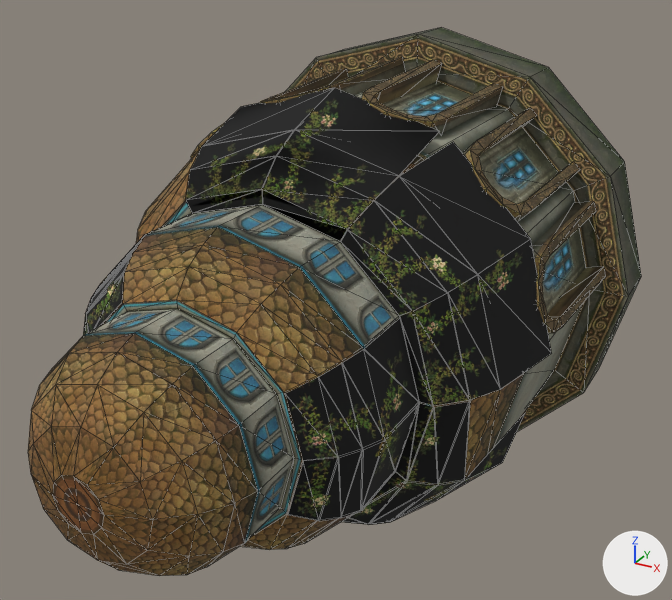
One commit to the OBJ model sceneobjs/zhucheng_yewai_291/zhucheng_yewai_291_jinglingguan_01_c.obj: the scene before it, then after it.
Rendered twice from a camera (50 mm lens) standing at (548.0, -1319.0, 514.0) and looking at (27.0, -372.0, 41.0). The axes (+X, +Y, +Z) are drawn at lower right. The lights are the same throughout. Mesh edges are drawn as thin lines. Where no turn or scale is listed for an object, it has been applied to the vertices. Vertices at the same position are counted once.

In view in the first picture: 'zhucheng_yewai_291_jinglingguan_01_c'.
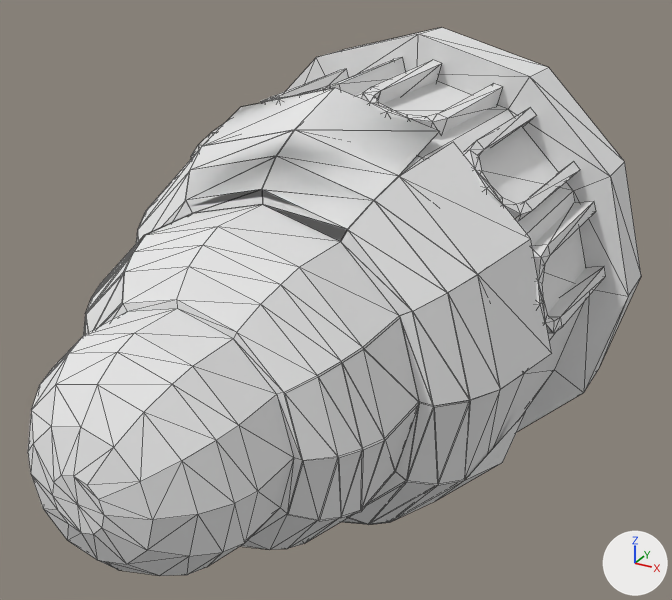
Diff of the bpy script that builds the scene:
```diff
--- a/sceneobjs/zhucheng_yewai_291/zhucheng_yewai_291_jinglingguan_01_c.obj.py
+++ b/sceneobjs/zhucheng_yewai_291/zhucheng_yewai_291_jinglingguan_01_c.obj.py
@@ mat_material_13_1 @@
+mat_material_13_1 = principled_material('material_13')
+mat_material_13_1.base_color = (0.8, 0.8, 0.8)  # white #e7e7e7
+mat_material_13_1.roughness = 1.0
@@ mat_material_2_1 @@
+mat_material_2_1 = principled_material('material_2')
+mat_material_2_1.base_color = (0.8, 0.8, 0.8)  # white #e7e7e7
+mat_material_2_1.roughness = 1.0
@@ mat_material_15_1 @@
+mat_material_15_1 = principled_material('material_15')
+mat_material_15_1.base_color = (0.8, 0.8, 0.8)  # white #e7e7e7
+mat_material_15_1.roughness = 1.0
@@ mat_material_14_1 @@
+mat_material_14_1 = principled_material('material_14')
+mat_material_14_1.base_color = (0.8, 0.8, 0.8)  # white #e7e7e7
+mat_material_14_1.roughness = 1.0
@@ mat_material_1_1 @@
+mat_material_1_1 = principled_material('material_1')
+mat_material_1_1.base_color = (0.8, 0.8, 0.8)  # white #e7e7e7
+mat_material_1_1.roughness = 1.0
@@ mat_material_17_1 @@
+mat_material_17_1 = principled_material('material_17')
+mat_material_17_1.base_color = (0.8, 0.8, 0.8)  # white #e7e7e7
+mat_material_17_1.roughness = 1.0
@@ mat_material_7_1 @@
+mat_material_7_1 = principled_material('material_7')
+mat_material_7_1.base_color = (0.8, 0.8, 0.8)  # white #e7e7e7
+mat_material_7_1.roughness = 1.0
@@ mat_material_8_1 @@
+mat_material_8_1 = principled_material('material_8')
+mat_material_8_1.base_color = (0.8, 0.8, 0.8)  # white #e7e7e7
+mat_material_8_1.roughness = 1.0
@@ mat_material_4_1 @@
+mat_material_4_1 = principled_material('material_4')
+mat_material_4_1.base_color = (0.8, 0.8, 0.8)  # white #e7e7e7
+mat_material_4_1.roughness = 1.0
@@ me_zhucheng_yewai_291_jinglingguan_01_c @@
 me_zhucheng_yewai_291_jinglingguan_01_c.from_pydata(...)  # 550 vertices, 834 faces; spans x -330.0..330.0, y -813.0..0.0, z -330.0..330.0
+# me_zhucheng_yewai_291_jinglingguan_01_c part 1: all 80 faces that had it switch from mat_material_1 (picture img_zhucheng_yewai_291_hebinzhiwu_01_png) to mat_material_1_1 (white #e7e7e7)
+# me_zhucheng_yewai_291_jinglingguan_01_c part 2: all 46 faces that had it switch from mat_material_2 (picture img_zhucheng_yewai_291_hebinzhiwu_02_png) to mat_material_2_1 (white #e7e7e7)
+# me_zhucheng_yewai_291_jinglingguan_01_c part 3: all 48 faces that had it switch from mat_material_4 (picture img_zhucheng_yewai_291_jinglingguan_01_1_png) to mat_material_4_1 (white #e7e7e7)
+# me_zhucheng_yewai_291_jinglingguan_01_c part 4: all 48 faces that had it switch from mat_material_7 (picture img_zhucheng_yewai_291_jinglingguan_01_4_png) to mat_material_7_1 (white #e7e7e7)
+# me_zhucheng_yewai_291_jinglingguan_01_c part 5: all 24 faces that had it switch from mat_material_8 (picture img_zhucheng_yewai_291_jinglingguan_01_5_png) to mat_material_8_1 (white #e7e7e7)
+# me_zhucheng_yewai_291_jinglingguan_01_c part 6: all 240 faces that had it switch from mat_material_13 (picture img_zhucheng_yewai_291_jiuba_01_8_png) to mat_material_13_1 (white #e7e7e7)
+# me_zhucheng_yewai_291_jinglingguan_01_c part 7: all 12 faces that had it switch from mat_material_14 (picture img_zhucheng_yewai_291_jiuba_01_19_png) to mat_material_14_1 (white #e7e7e7)
+# me_zhucheng_yewai_291_jinglingguan_01_c part 8: all 48 faces that had it switch from mat_material_15 (picture img_zhucheng_yewai_291_louti01a_02_png) to mat_material_15_1 (white #e7e7e7)
+# me_zhucheng_yewai_291_jinglingguan_01_c part 9: all 288 faces that had it switch from mat_material_17 (picture img_zhucheng_yewai_291_xiehui_01_b_03_png) to mat_material_17_1 (white #e7e7e7)
```

Location of each change, (x1, y1, x2, y2) in pixels of the pictures (672 x 600 px):
part 1 of me_zhucheng_yewai_291_jinglingguan_01_c, recoloured (black to grey)
    both: (186, 88, 551, 524)
part 2 of me_zhucheng_yewai_291_jinglingguan_01_c, recoloured (black to grey)
    both: (83, 214, 525, 525)
part 3 of me_zhucheng_yewai_291_jinglingguan_01_c, recoloured
    both: (104, 201, 433, 536)
part 4 of me_zhucheng_yewai_291_jinglingguan_01_c, recoloured (grey to white)
    both: (83, 205, 400, 542)
part 5 of me_zhucheng_yewai_291_jinglingguan_01_c, recoloured
    both: (353, 81, 586, 448)
part 6 of me_zhucheng_yewai_291_jinglingguan_01_c, recoloured (brown to white)
    both: (28, 149, 524, 576)
part 7 of me_zhucheng_yewai_291_jinglingguan_01_c, recoloured (brown to grey)
    both: (52, 475, 104, 534)
part 8 of me_zhucheng_yewai_291_jinglingguan_01_c, recoloured
    both: (286, 27, 641, 431)
part 9 of me_zhucheng_yewai_291_jinglingguan_01_c, recoloured (brown to grey)
    both: (191, 57, 606, 333)
